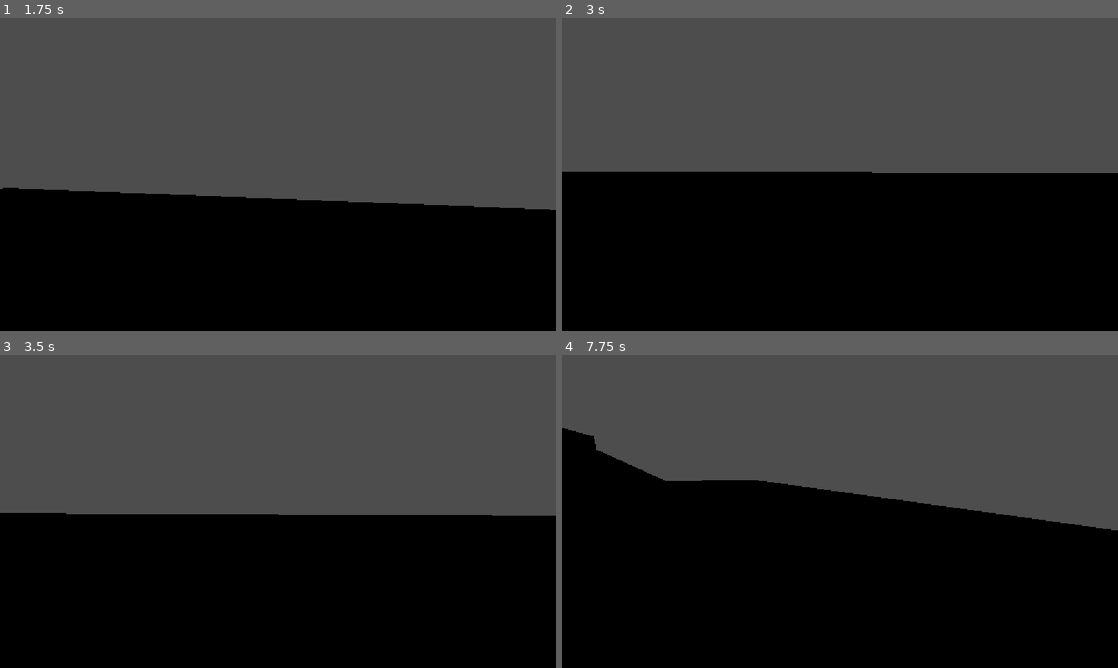
Above: before the commit, frames 1-4 (two rows, left to right).
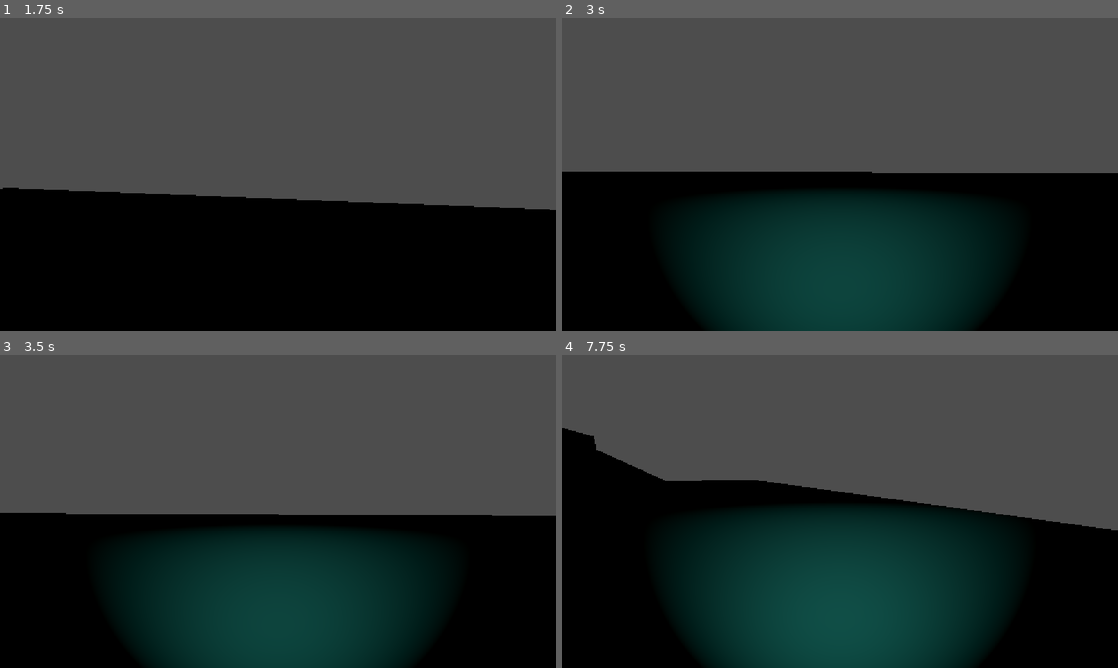
Above: after the commit, the same moments.

Repository: tamayotimothy13/3d-horrorGame
Game: Godot game, scene res://scenes/environments/training_ground_map.tscn
The game is run twice, just before and just after one commit, with the same random seed, the same clock (stepped at 60 frames per second) and the same inputs.
Inputs (mouse positions are in pixels of both pictures, inside the frame that each line leads up to):
- Up to frame 1 (1.75 s): move the mouse to (305, 174) at 0.52 s; hold F (flashlight, bound only after the commit) 0.53-1.28 s; hold W (move_forward) from 0.53 s (still down); click (305, 174) at 0.67 s; tap Space (jump) at 0.77, 1.52 s; move the mouse to (250, 174) at 1.27 s; tap ` (freefly) at 1.35 s; click (250, 174) at 1.42 s; tap F (flashlight, bound only after the commit) at 1.55 s
- Up to frame 2 (3 s): keep holding W (move_forward); move the mouse to (851, 168) at 2.02 s; hold F (flashlight, bound only after the commit) 2.03-2.78 s; tap Shift (sprint) at 2.1 s; click (851, 168) at 2.17 s; tap Enter at 2.75 s; move the mouse to (834, 180) at 2.77 s; tap F (flashlight, bound only after the commit) at 2.85 s; click (834, 180) at 2.92 s
- Up to frame 3 (3.5 s): keep holding W (move_forward); tap Space (jump) at 3.02 s
- Up to frame 4 (7.75 s): move the mouse to (878, 514) at 3.52 s; hold F (flashlight, bound only after the commit) 3.53-4.28 s; click (878, 514) at 3.67 s; tap Space (jump) at 3.77, 4.52, 6.02, 6.5, 6.77, 7.52 s; tap Escape (ui_cancel) at 4.15 s; move the mouse to (673, 464) at 4.27 s; release W (move_forward) at 4.28 s; hold A (move_left) 4.28-5.03 s; tap ` (freefly) at 4.35, 7.35 s; click (673, 464) at 4.42 s; tap F (flashlight, bound only after the commit) at 4.55, 5.85, 7.55 s; move the mouse to (867, 511) at 5.02 s; hold S (move_back) 5.03-5.78 s; hold F (flashlight, bound only after the commit) 5.03-5.78 s; tap Shift (sprint) at 5.1 s; click (867, 511) at 5.17 s; move the mouse to (756, 433) at 5.77 s; hold D (move_right) 5.78-6.53 s; click (756, 433) at 5.92 s; move the mouse to (962, 495) at 6.52 s; hold W (move_forward) 6.53-7.28 s; hold F (flashlight, bound only after the commit) 6.53-7.28 s; click (962, 495) at 6.67 s; move the mouse to (728, 527) at 7.27 s; hold D (move_right) from 7.28 s (still down); click (728, 527) at 7.42 s

Frame 1 is identical in both runs. In frame 2, 22% of the frame differs, in the area x 22-78%, y 56-100%; in frame 3, 22%; in frame 4, 27%, in the area x 20-80%, y 48-100%.

Commit message:
lights testing

Diff:
--- a/project.godot
+++ b/project.godot
@@ -83,6 +83,11 @@
 "events": [Object(InputEventKey,"resource_local_to_scene":false,"resource_name":"","device":-1,"window_id":0,"alt_press …(192 unchanged characters)…
 ]
 }
+flashlight={
+"deadzone": 0.2,
+"events": [Object(InputEventKey,"resource_local_to_scene":false,"resource_name":"","device":-1,"window_id":0,"alt_pressed":false,"shift_pressed":false,"ctrl_pressed":false,"meta_pressed":false,"pressed":false,"keycode":0,"physical_keycode":70,"key_label":0,"unicode":102,"location":0,"echo":false,"script":null)
+]
+}
 
 [physics]
 
--- a/scenes/enemies/enemy.tscn
+++ b/scenes/enemies/enemy.tscn
@@ -1,6 +1,7 @@
 [gd_scene format=3 uid="uid://dn5f43j6cp8p5"]
 
 [ext_resource type="Script" uid="uid://b3el53rcmgcni" path="res://scripts/enemy/enemy.gd" id="1_6xk8f"]
+[ext_resource type="PackedScene" uid="uid://rwongc7enlc4" path="res://scenes/objects/light.tscn" id="2_8e3ao"]
 
 [sub_resource type="CapsuleMesh" id="CapsuleMesh_27gba"]
 
@@ -20,3 +21,5 @@
 shape = SubResource("CapsuleShape3D_27gba")
 
 [node name="NavigationAgent3D" type="NavigationAgent3D" parent="." unique_id=1605999090]
+
+[node name="light" parent="." unique_id=751037052 instance=ExtResource("2_8e3ao")]
--- a/scenes/environments/training_ground_map.tscn
+++ b/scenes/environments/training_ground_map.tscn
@@ -2,6 +2,7 @@
 
 [ext_resource type="Script" uid="uid://bfs3ragnf5pik" path="res://scripts/objects/training_ground_map.gd" id="1_3qjxq"]
 [ext_resource type="PackedScene" uid="uid://dky2rjs4ef1ri" path="res://scenes/player/player.tscn" id="1_y2gg0"]
+[ext_resource type="PackedScene" uid="uid://rwongc7enlc4" path="res://scenes/objects/light.tscn" id="2_ad4cf"]
 [ext_resource type="PackedScene" uid="uid://c6pnqn80cceax" path="res://scenes/environments/spawn_point.tscn" id="3_3qjxq"]
 
 [sub_resource type="NavigationMesh" id="NavigationMesh_27gba"]
@@ -42,6 +43,9 @@
 [node name="TrainingGroundMap" type="Node3D" unique_id=1809367157]
 script = ExtResource("1_3qjxq")
 
+[node name="light" parent="." unique_id=1675719144 instance=ExtResource("2_ad4cf")]
+transform = Transform3D(1, 0, 0, 0, -4.371139e-08, 1, 0, -1, -4.371139e-08, -41.262352, 4.264902, 85.6069)
+
 [node name="NavigationRegion3D" type="NavigationRegion3D" parent="." unique_id=907733695]
 navigation_mesh = SubResource("NavigationMesh_27gba")
 
--- /dev/null
+++ b/scenes/objects/flashlight_1.gd
@@ -0,0 +1,41 @@
+extends SpotLight3D
+
+@onready var flashlight = self
+@export var normal_energy := 1.0
+
+func _input(event):
+	if event.is_action_pressed("flashlight"):
+		flashlight.visible = !flashlight.visible
+
+var malfunction_timer := 0.0
+var malfunctioning := false
+
+func _ready():
+	randomize()
+	malfunction_timer = randf_range(5.0, 12.0)
+	light_energy = normal_energy
+
+func _process(delta):
+	if not malfunctioning:
+		malfunction_timer -= delta
+
+		if malfunction_timer <= 0:
+			start_malfunction()
+
+func start_malfunction():
+	malfunctioning = true
+
+	# Broken flashlight sputtering
+	for i in range(randi_range(3, 7)):
+		light_energy = randf_range(0.1, 0.5)
+		await get_tree().create_timer(randf_range(0.03, 0.12)).timeout
+
+		light_energy = normal_energy
+		await get_tree().create_timer(randf_range(0.03, 0.15)).timeout
+
+	# Back to normal
+	light_energy = normal_energy
+	malfunctioning = false
+
+	# Wait several seconds before another malfunction
+	malfunction_timer = randf_range(5.0, 15.0)
--- /dev/null
+++ b/scenes/objects/flashlight_1.tscn
@@ -0,0 +1,9 @@
+[gd_scene format=3 uid="uid://vva8r34hd3yy"]
+
+[ext_resource type="Script" uid="uid://c5vq6ocilsq35" path="res://scenes/objects/flashlight_1.gd" id="1_a5sx5"]
+
+[node name="flashlight_1" type="SpotLight3D" unique_id=2019525122]
+shadow_enabled = true
+spot_range = 15.0
+spot_angle = 30.0
+script = ExtResource("1_a5sx5")
--- /dev/null
+++ b/scenes/objects/light.gd
@@ -0,0 +1,13 @@
+extends OmniLight3D
+
+@export var normal_energy := 5.0
+
+func _process(_delta):
+	var chance = randf()
+
+	if chance < 0.03:
+		light_energy = 0.0
+	elif chance < 0.10:
+		light_energy = randf_range(0.1, 0.4)
+	else:
+		light_energy = normal_energy
--- /dev/null
+++ b/scenes/objects/light.tscn
@@ -0,0 +1,9 @@
+[gd_scene format=3 uid="uid://rwongc7enlc4"]
+
+[ext_resource type="Script" uid="uid://bsfyp277fed1o" path="res://scenes/objects/light.gd" id="1_yvhfm"]
+
+[node name="light" type="OmniLight3D" unique_id=751037052]
+transform = Transform3D(1, 0, 0, 0, -4.371139e-08, 1, 0, -1, -4.371139e-08, 0, 0, 0)
+light_color = Color(0.9999998, 0.090942286, 0.05946441, 1)
+light_energy = 5.0
+script = ExtResource("1_yvhfm")
--- /dev/null
+++ b/scenes/objects/player_spot_light_1.tscn
@@ -0,0 +1,5 @@
+[gd_scene format=3 uid="uid://b3i7ul00axvhr"]
+
+[node name="playerSpotLight_1" type="OmniLight3D" unique_id=1152662548]
+light_color = Color(0.84705883, 0.7176471, 0.5372549, 1)
+light_energy = 2.0
--- a/scenes/player/player.tscn
+++ b/scenes/player/player.tscn
@@ -1,11 +1,54 @@
 [gd_scene format=3 uid="uid://dky2rjs4ef1ri"]
 
-[ext_resource type="Script" uid="uid://cvb7bejnqc3bx" path="res://scripts/player/player.gd" id="1_8afob"]
+[ext_resource type="PackedScene" uid="uid://vva8r34hd3yy" path="res://scenes/objects/flashlight_1.tscn" id="3_lvxji"]
+
+[sub_resource type="GDScript" id="GDScript_gmlin"]
+script/source = "extends CharacterBody3D
+
+const SPEED = 30.0
+var gravity = ProjectSettings.get_setting(\"physics/3d/default_gravity\")
+
+@onready var camera = $Camera3D
+@onready var flashlight_1: SpotLight3D = $Camera3D/flashlight_1
+
+func _ready():
+	Input.set_mouse_mode(Input.MOUSE_MODE_CAPTURED)
+
+func _unhandled_input(event):
+	if event is InputEventMouseMotion:
+		rotate_y(-event.relative.x * 0.005)
+		camera.rotate_x(-event.relative.y * 0.005)
+		camera.rotation.x = clamp(camera.rotation.x, deg_to_rad(-80), deg_to_rad(80))
+	if event.is_action_pressed(\"ui_cancel\"):
+		Input.set_mouse_mode(Input.MOUSE_MODE_VISIBLE)
+
+func _physics_process(delta):
+	if not is_on_floor():
+		velocity.y -= gravity * delta
+
+	# Make sure you mapped these actions in Project Settings -> Input Map
+	var input_dir = Input.get_vector(\"move_left\", \"move_right\", \"move_forward\", \"move_back\")
+	var direction = (transform.basis * Vector3(input_dir.x, 0, input_dir.y)).normalized()
+
+	if direction:
+		velocity.x = direction.x * SPEED
+		velocity.z = direction.z * SPEED
+	else:
+		velocity.x = move_toward(velocity.x, 0, SPEED)
+		velocity.z = move_toward(velocity.z, 0, SPEED)
+
+	move_and_slide()
+
+func _on_trigger_zone_body_entered(body: Node3D) -> void:
+	if body.is_in_group(\"player\"):
+		print(\"Na-trigger ng Player ang zone!\")
+		# Dito mo ilalagay yung code pang-spawn ng kalaban sa susunod
+"
 
 [sub_resource type="CapsuleShape3D" id="CapsuleShape3D_27gba"]
 
 [node name="Player" type="CharacterBody3D" unique_id=1925318435 groups=["player"]]
-script = ExtResource("1_8afob")
+script = SubResource("GDScript_gmlin")
 
 [node name="CollisionShape3D" type="CollisionShape3D" parent="." unique_id=2139223559]
 shape = SubResource("CapsuleShape3D_27gba")
@@ -13,3 +56,8 @@
 
 [node name="Camera3D" type="Camera3D" parent="." unique_id=469751175]
 transform = Transform3D(1, 0, 0, 0, 1, 0, 0, 0, 1, 0, 0.56890416, 0)
+
+[node name="flashlight_1" parent="Camera3D" unique_id=2019525122 instance=ExtResource("3_lvxji")]
+transform = Transform3D(1, 0, 0, 0, 1, 0, 0, 0, 1, 0, -0.06490773, 0)
+distance_fade_enabled = true
+spot_angle = 45.0
--- a/scripts/player/player.gd
+++ /dev/null
@@ -1,38 +0,0 @@
-extends CharacterBody3D
-
-const SPEED = 30.0
-var gravity = ProjectSettings.get_setting("physics/3d/default_gravity")
-@onready var camera = $Camera3D
-
-func _ready():
-	Input.set_mouse_mode(Input.MOUSE_MODE_CAPTURED)
-
-func _unhandled_input(event):
-	if event is InputEventMouseMotion:
-		rotate_y(-event.relative.x * 0.005)
-		camera.rotate_x(-event.relative.y * 0.005)
-		camera.rotation.x = clamp(camera.rotation.x, deg_to_rad(-80), deg_to_rad(80))
-	if event.is_action_pressed("ui_cancel"):
-		Input.set_mouse_mode(Input.MOUSE_MODE_VISIBLE)
-
-func _physics_process(delta):
-	if not is_on_floor():
-		velocity.y -= gravity * delta
-
-	# Make sure you mapped these actions in Project Settings -> Input Map
-	var input_dir = Input.get_vector("move_left", "move_right", "move_forward", "move_back")
-	var direction = (transform.basis * Vector3(input_dir.x, 0, input_dir.y)).normalized()
-
-	if direction:
-		velocity.x = direction.x * SPEED
-		velocity.z = direction.z * SPEED
-	else:
-		velocity.x = move_toward(velocity.x, 0, SPEED)
-		velocity.z = move_toward(velocity.z, 0, SPEED)
-
-	move_and_slide()
-
-func _on_trigger_zone_body_entered(body: Node3D) -> void:
-	if body.is_in_group("player"):
-		print("Na-trigger ng Player ang zone!")
-		# Dito mo ilalagay yung code pang-spawn ng kalaban sa susunod
Not shown, added: scenes/objects/flashlight_1.gd.uid
Not shown, added: scenes/objects/light.gd.uid
Not shown, removed: scripts/player/player.gd.uid
